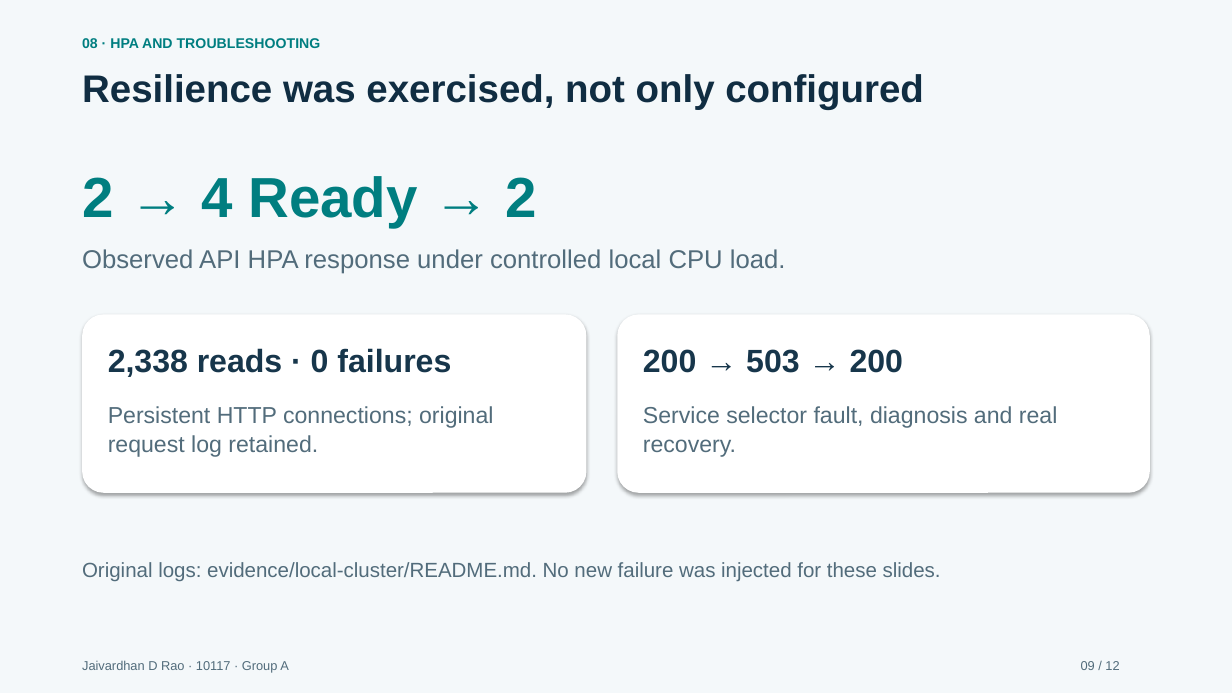
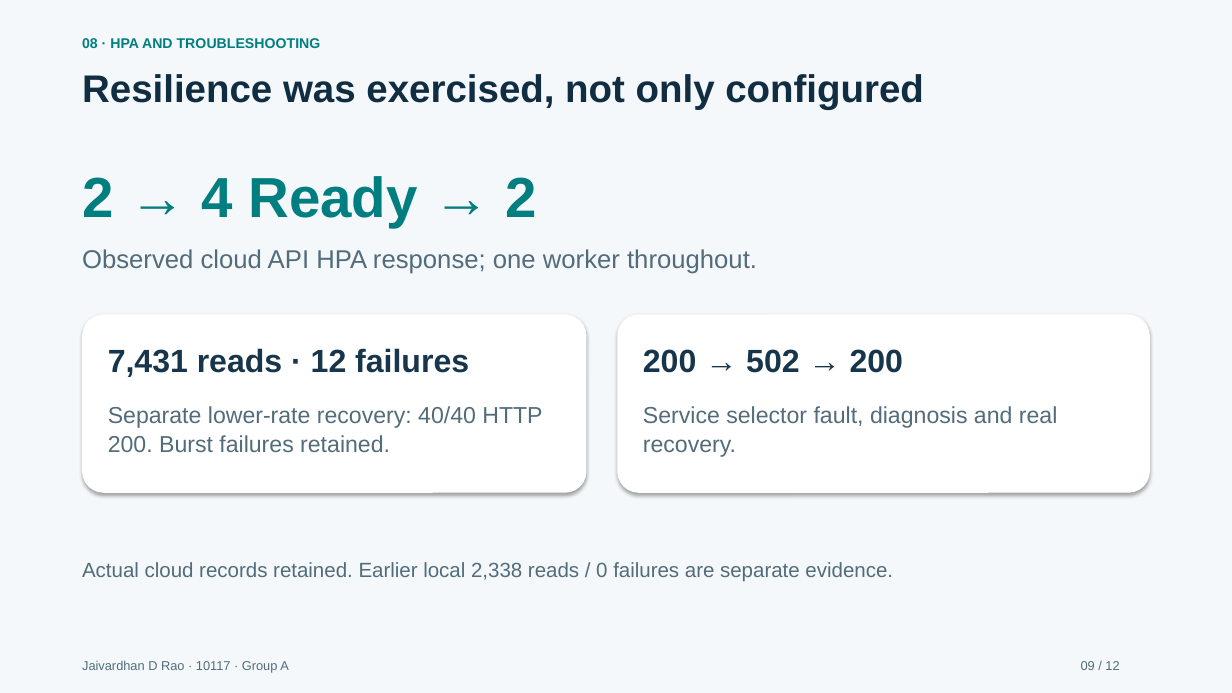
Before and after one commit to jaivardhandrao/labledger-devops-capstone, a slide deck: slide 9 of docs/presentation/LabLedger_Capstone_Presentation.pptx. Drawn at 1232x693 pixels with LibreOffice and Linux fonts; fonts in the diff are those of the drawing. Boxes give left, top, right and bottom in pixels: in the first picture for what was removed or moved away, otherwise in the second. Text is boxed around its words. In the diff, an @@ line names an element or a change of style, - is before the commit and + after.

```diff
--- a/docs/presentation/LabLedger_Capstone_Presentation.pptx
+++ b/docs/presentation/LabLedger_Capstone_Presentation.pptx
@@ text at <box>82,249,757,274</box>: text changed @@
-Observed API HPA response under controlled local CPU load.
+Observed cloud API HPA response; one worker throughout.
@@ text at <box>108,348,469,377</box>: text changed @@
-2,338 reads · 0 failures
+7,431 reads · 12 failures
@@ text at <box>643,349,904,373</box>: text changed @@
-200 → 503 → 200
+200 → 502 → 200
@@ text at <box>108,406,542,452</box>: text changed @@
-Persistent HTTP connections; original
-request log retained.
+Separate lower-rate recovery: 40/40 HTTP
+200. Burst failures retained.
@@ text at <box>82,562,893,582</box>: text changed @@
-Original logs: evidence/local-cluster/README.md. No new failure was injected for these slides.
+Actual cloud records retained. Earlier local 2,338 reads / 0 failures are separate evidence.
```
Also in this commit, not shown: 6 other slides changed, 1 slide added, 1 slide removed, 55 other files.
